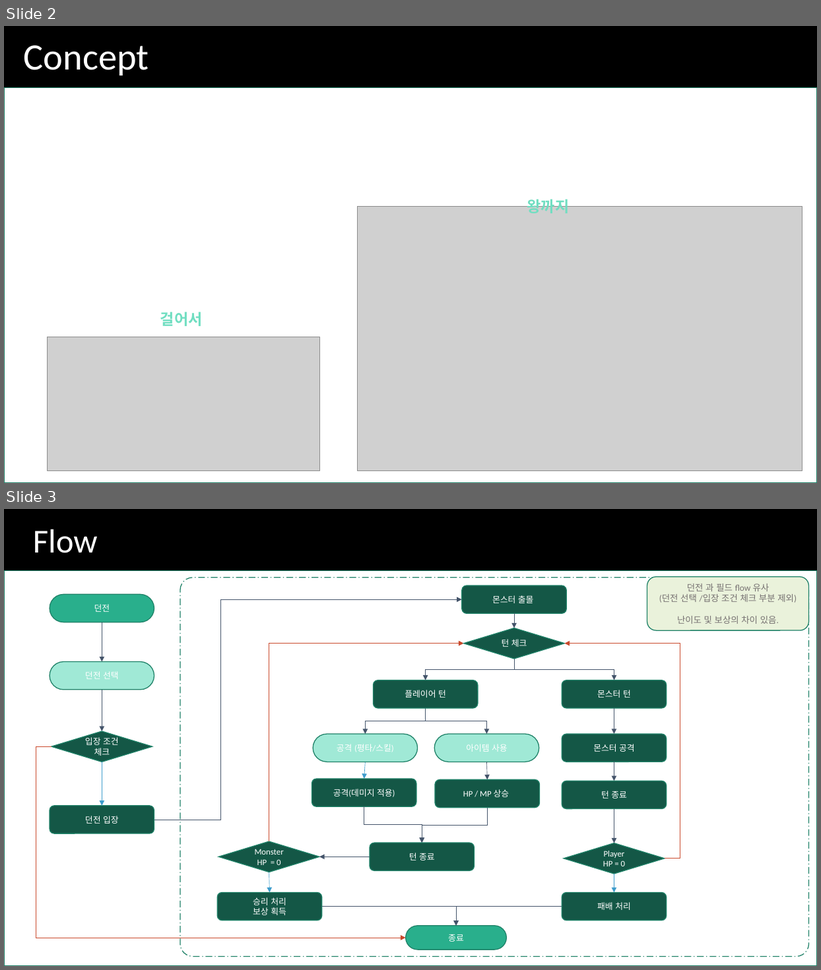
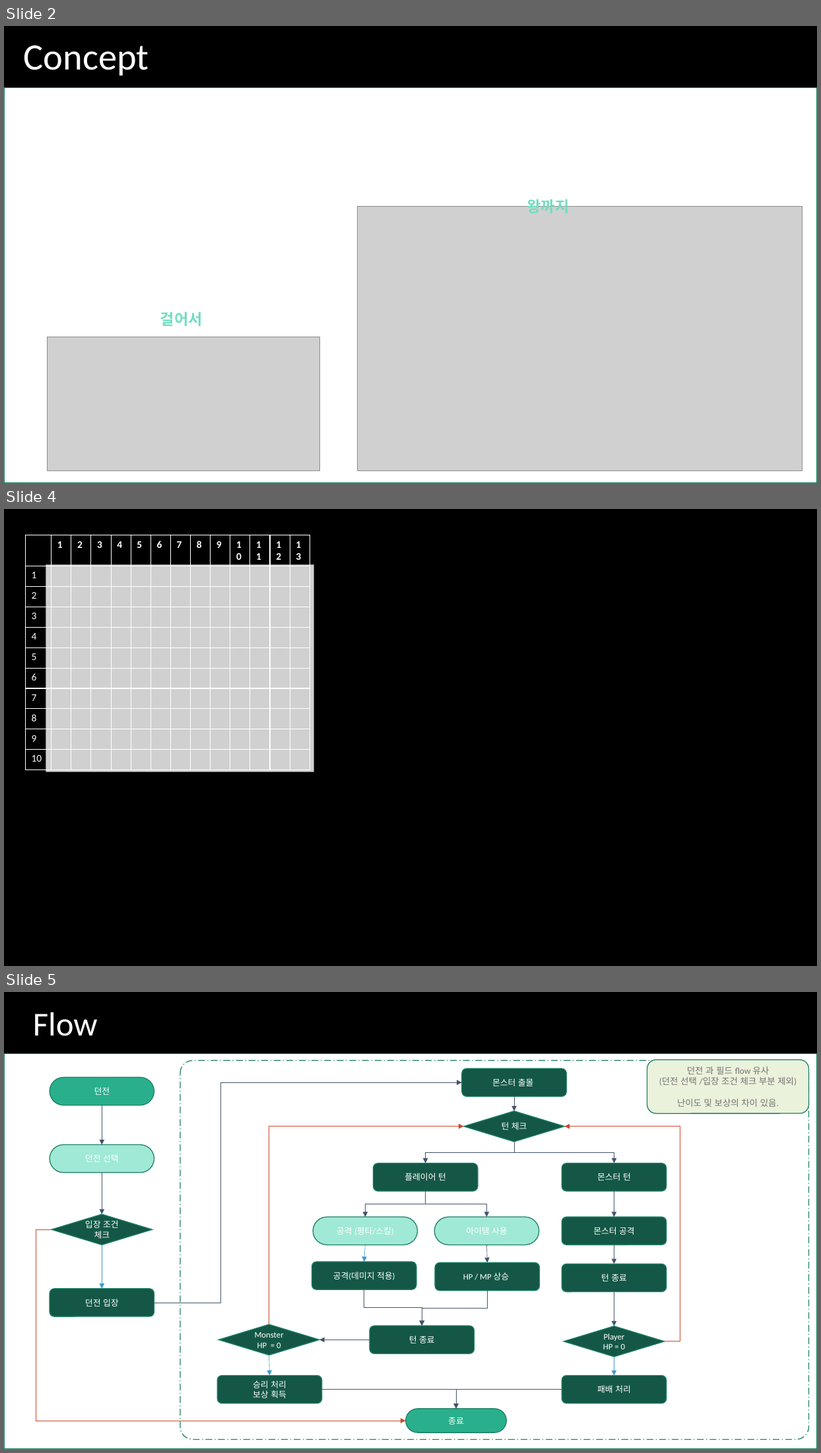
Before and after one commit to SeEunK/KProject, a slide deck: TEXT RPG.pptx. Shown one above the other, each under a label of ours: slides 2 and 3 before the commit, slides 2, 4 and 5 after it; the slides between them are not shown. The pictures are 821x970 and 821x1453 pixels, drawn with LibreOffice and Linux fonts; fonts in the diff are those of the drawing; grey boxes stand for pictures. Boxes give left, top, right and bottom in pixels: in the first picture for what was removed or moved away, otherwise in the second. Text is boxed around its words. In the diff, an @@ line names an element or a change of style, - is before the commit and + after.

```diff
--- a/TEXT RPG.pptx
+++ b/TEXT RPG.pptx
@@ slide 4 added at box(4, 509, 817, 966), background #000000 @@
@@ table added at box(25, 535, 314, 770), 11 rows, 14 columns @@
+ | 1 | 2 | 3 | 4 | 5 | 6 | 7 | 8 | 9 | 10 | 11 | 12 | 13
+1 |  |  |  |  |  |  |  |  |  |  |  |  | 
+2 |  |  |  |  |  |  |  |  |  |  |  |  | 
+3 |  |  |  |  |  |  |  |  |  |  |  |  | 
+4 |  |  |  |  |  |  |  |  |  |  |  |  | 
+5 |  |  |  |  |  |  |  |  |  |  |  |  | 
+6 |  |  |  |  |  |  |  |  |  |  |  |  | 
+7 |  |  |  |  |  |  |  |  |  |  |  |  | 
+8 |  |  |  |  |  |  |  |  |  |  |  |  | 
+9 |  |  |  |  |  |  |  |  |  |  |  |  | 
+10 |  |  |  |  |  |  |  |  |  |  |  |  | 
@@ picture added at box(46, 564, 314, 772) @@
@@ what was slide 3 is now slide 5 @@
```
Also in this commit, not shown: 1 other slide added, 10 other files.
